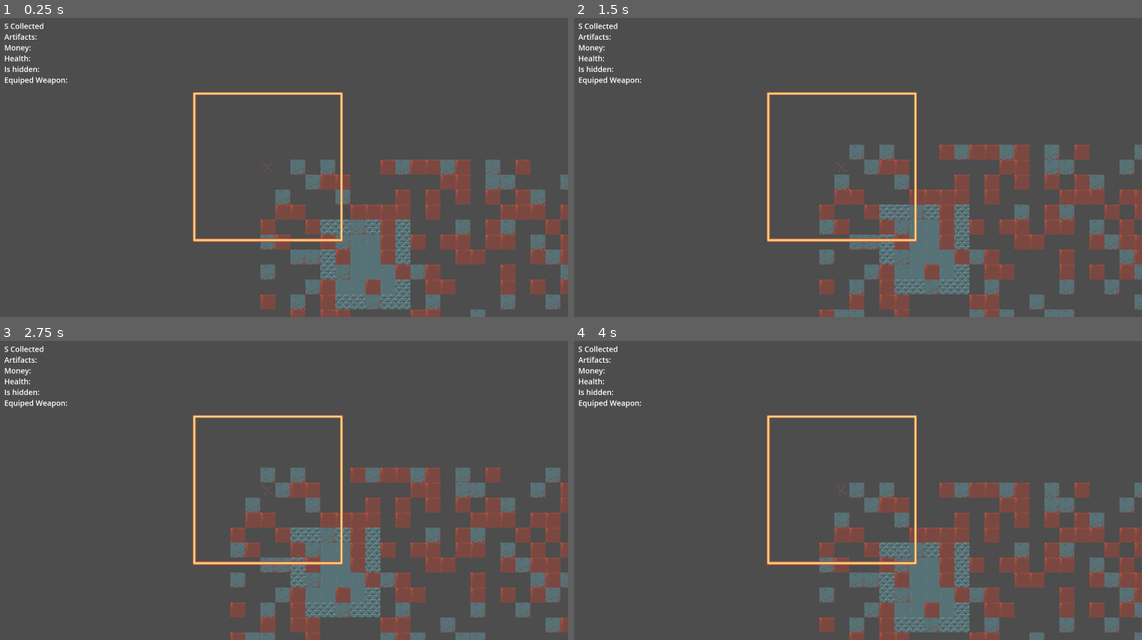
Above: before the commit, frames 1-4 (two rows, left to right).
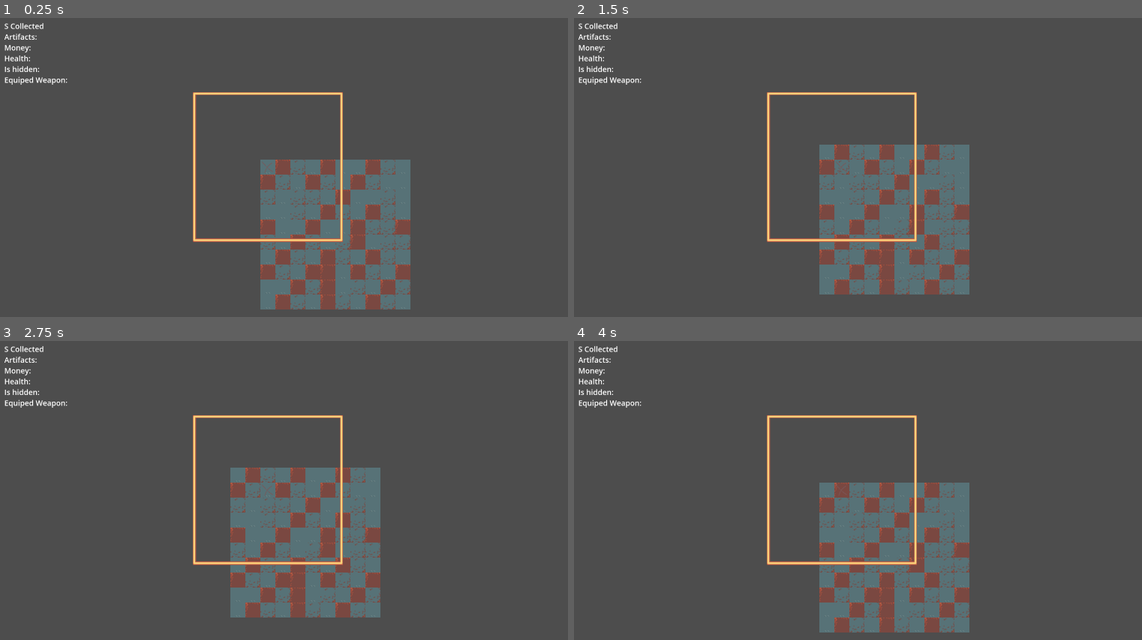
Above: after the commit, the same moments.

Repository: milomccarty99/ld-58
Game: Godot game, scene res://scenes/world.tscn
Two runs of this game, one before a commit and one after it. Both use one fixed random seed, a clock stepped at 60 frames per second and the inputs below.
Inputs:
- Up to frame 1 (0.25 s): no input
- Up to frame 2 (1.5 s): tap Enter at 0.5 s; hold D (right) 0.53-1.28 s; tap Space at 1.25 s; hold S (down) from 1.28 s (still down)
- Up to frame 3 (2.75 s): tap Enter at 2 s; release S (down) at 2.03 s; hold D (right) from 2.03 s (still down)
- Up to frame 4 (4 s): tap Space at 2.75 s; release D (right) at 2.78 s; hold W (up) 2.78-3.53 s; tap Enter at 3.5 s; hold A (left) from 3.53 s (still down)

The runs differ from the first frame. In frame 1, 15% of the frame differs, in the area x 45-100%, y 47-100%; in frame 2, 17%; in frame 3, 18%, in the area x 40-100%, y 42-100%; in frame 4, 16%.

Commit message:
level tweaks

Diff:
--- a/scenes/level.gd
+++ b/scenes/level.gd
@@ -1,9 +1,14 @@
 extends Node2D
-var width = 500
-var height = 500
+var width = 10
+var height = 10
 var level_room_noise = FastNoiseLite.new()
+var m
 @onready
 var tileMap = $"../TileMapLayer"
+#@onready
+#var connections = Array().resize()
+
+
 class Room:
 	var index
 	var direction = "center"
@@ -16,14 +21,26 @@
 func _enter_tree() -> void:
 
 	pass
+# naive approach
+func join_rooms(from_room : Vector2, to_room : Vector2)->void:
+	if (to_room.x >= 0 and to_room.x < width and to_room.y >= 0 and to_room.y < height):
+		var old_index = m[to_room.x + width * to_room.y]
+		var new_index = m[from_room.x + width * from_room.y]
+		for i in range(0, width):
+			for j in range(0,height):
+				if m[i + width * j] == old_index:
+					m[i + width * j] = new_index
+				#m[to_room.x + width * to_room.y] = m[from_room.x + width * from_room.y];
+		pass
+
 
 func _ready()->void:
-	var noise_texture = Noise.generate_scene_unique_id()
+	#var noise_texture = Noise.generate_scene_unique_id()
 	level_room_noise.noise_type = FastNoiseLite.TYPE_SIMPLEX
 	level_room_noise.seed = randi()
 	level_room_noise.frequency = .5
-	var m = Array()
-	m.resize(width * height)
+	m = Array()
+	m.resize((width + 1) * (height + 1))
 	for i in range(0, width):
 		for j in range(0,height):
 			m[i + width * j] = i + width * j #initialize unique indices
@@ -33,16 +50,26 @@
 			var strength = level_room_noise.get_noise_2d(i,j) #.get_noise_2D()
 			if strength < 0.2 :
 				#tileMap.set_cell(Vector2(i,j), 1, Vector2(3,1))
+				#sjoin_rooms(Vector2(i,j), Vector2(i,j-1))
+
 				pass
 			elif strength < 0.4:
-				m[i + width * j] = m[ i + width * (j-1)]
-				tileMap.set_cell(Vector2(i,j), 1, Vector2(3,6))
+				join_rooms(Vector2(i,j), Vector2(i,j-1))
+				#m[i + width * j] = m[ i + width * (j-1)]
+				#tileMap.set_cell(Vector2(i,j), 1, Vector2(3,6))
+			elif strength < 0.6:
+				join_rooms(Vector2(i,j), Vector2(i,j+1))#m[i + width * j] = m[ i + width * (j + 1)]
+			elif strength < 0.8:
+				join_rooms(Vector2(i,j), Vector2(i-1,j))#m[1 + width * j] = m[(i-1) + width * j]
 			else:
-				tileMap.set_cell(Vector2(i,j), 1, Vector2(11,2))
+				join_rooms(Vector2(i,j), Vector2(i+1,j))#m[1 + width * j] = m[(i+1) + width * j]
+				#tileMap.set_cell(Vector2(i,j), 1, Vector2(11,2))
 				#m[i + width * j].direction = "up"
 	for i in range(0, width):
 		for j in range(0, height):
-			pass
+			var tile_indexed = [Vector2(4,2), Vector2(3,6), Vector2(11,2)]
+			var splash = m[i + width * j] % tile_indexed.size()
+			tileMap.set_cell(Vector2(i,j),1, tile_indexed[splash])
 		pass
 			#tileMap.set_cell(Vector2(i,j), 1, Vector2(3,1))
 
--- a/scripts/environment.gd
+++ b/scripts/environment.gd
@@ -15,7 +15,7 @@
 #	shop (x/level) - racoondsdsssssssssssssssssssssddaw
 #	artifacts:
 #			- Lunchbox (may contain 1 or 2 ingredients)
-#			- Thermas - (reduce chill effect ???)
+#			- Thermos - (reduce chill effect ???)
 #			- Water bottle (instant restore)
 #			- Trading cards
 #	sadnwich pieces -- exactly 2 of each
